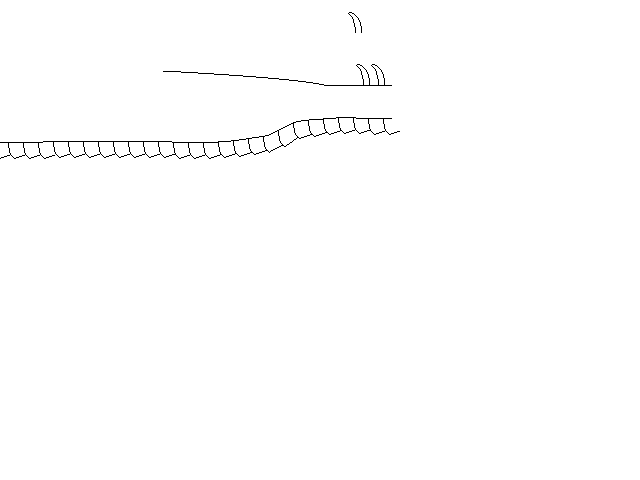
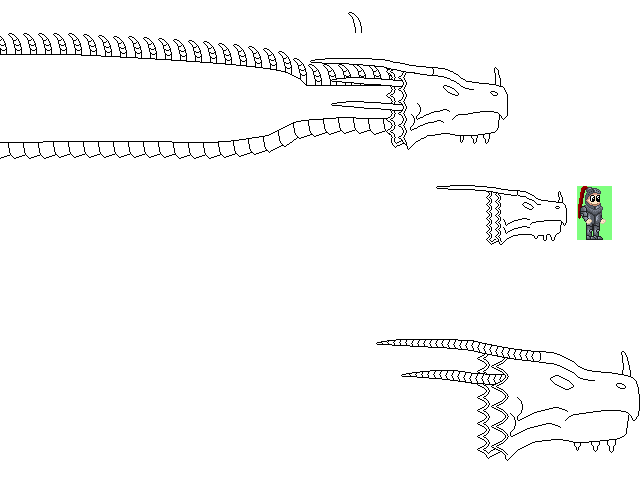
Two versions of the same layered image (640px x 480px). Layer-by-layer changes:
showed "New Layer" over [310, 58, 640, 461]
painted on "New Layer#7" over [0, 33, 640, 461]
hid "New Layer#4", painted on it over [0, 33, 580, 461]
